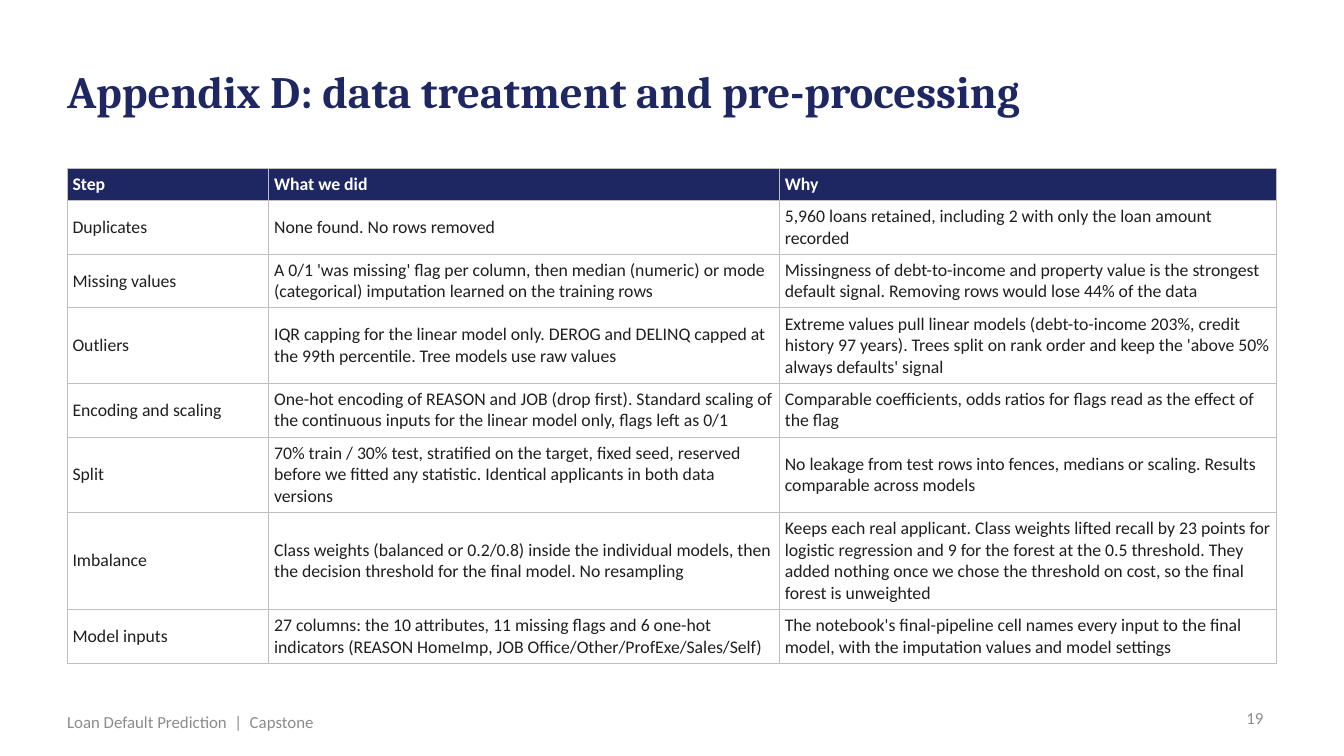
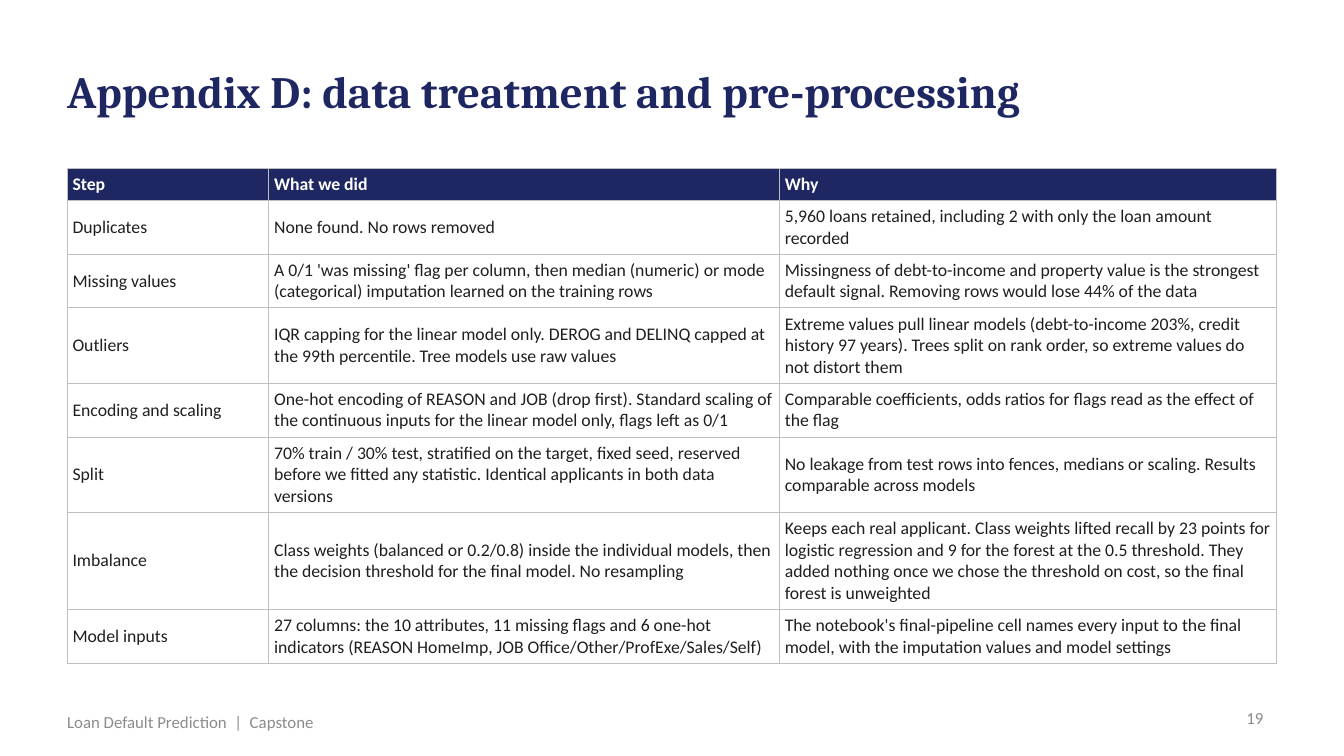
Before and after one commit to shubham1891/Personal-code, a slide deck: slide 19 of presentation/Loan_Default_Prediction_Presentation.pptx. Drawn at 1344x756 pixels with LibreOffice and Linux fonts; fonts in the diff are those of the drawing. Boxes give left, top, right and bottom in pixels: in the first picture for what was removed or moved away, otherwise in the second. Text is boxed around its words. In the diff, an @@ line names an element or a change of style, - is before the commit and + after.

```diff
--- a/presentation/Loan_Default_Prediction_Presentation.pptx
+++ b/presentation/Loan_Default_Prediction_Presentation.pptx
@@ table at box(67, 168, 1277, 660) @@
-row 4, column 3: Extreme values pull linear models (debt-to-income 203%, credit history 97 years). Trees split on rank order and keep the 'above 50% always defaults' signal
+row 4, column 3: Extreme values pull linear models (debt-to-income 203%, credit history 97 years). Trees split on rank order, so extreme values do not distort them
```
Also in this commit, not shown: 4 other slides changed, 20 other files.
